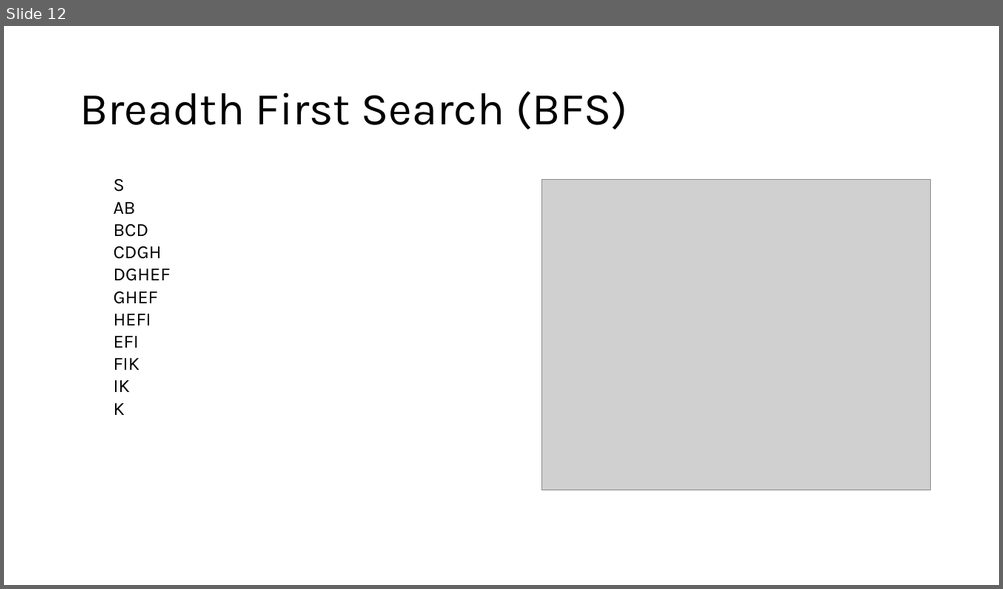
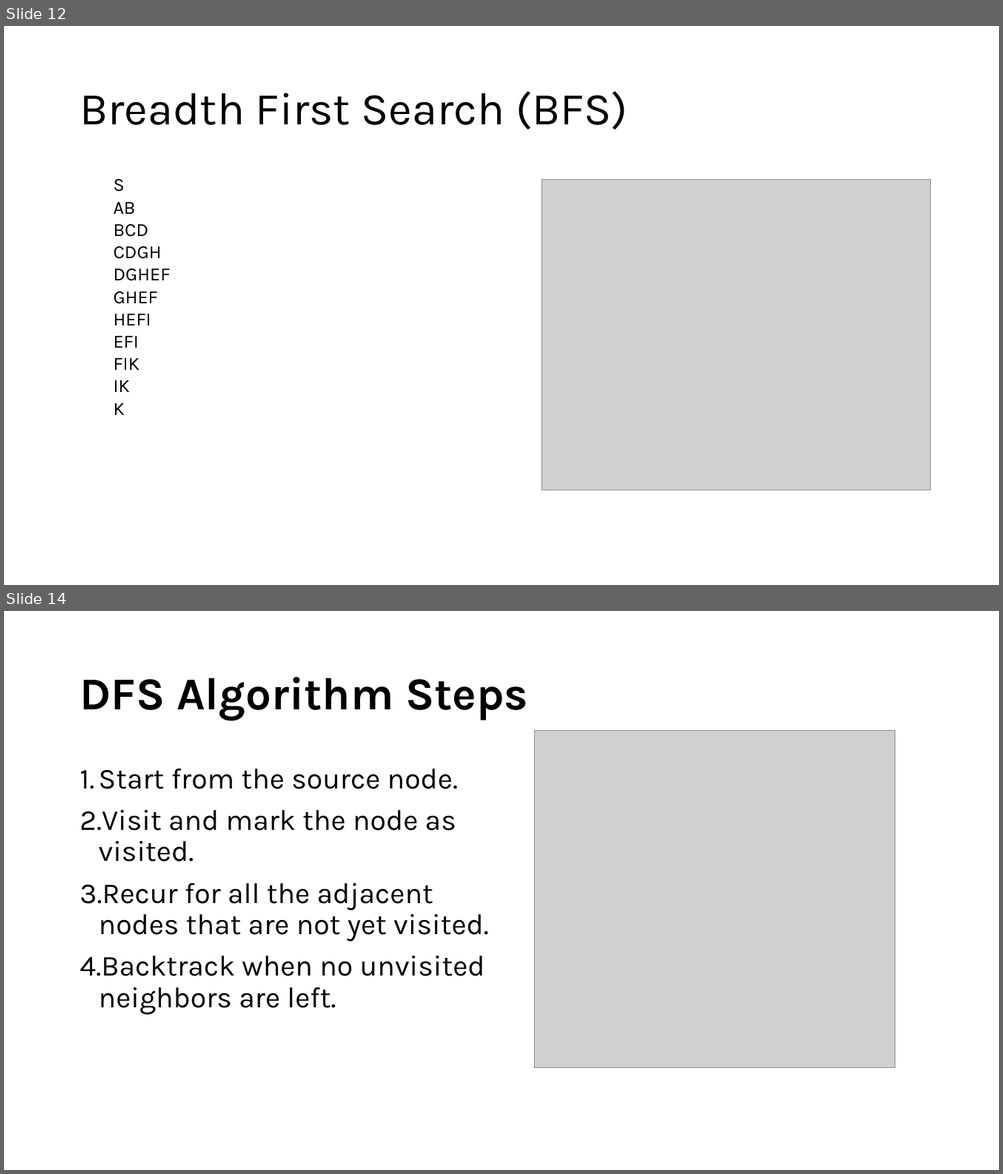
Before and after one commit to sdryasir/AI-Books, a slide deck: #1 Introduction to Artificial Intelligence (AI).pptx. Shown one above the other, each under a label of ours: slide 12 before the commit, slides 12 and 14 after it; the slides between them are not shown. The pictures are 1003x589 and 1003x1174 pixels, drawn with LibreOffice and Linux fonts; fonts in the diff are those of the drawing; grey boxes stand for pictures. Boxes give left, top, right and bottom in pixels: in the first picture for what was removed or moved away, otherwise in the second. Text is boxed around its words. In the diff, an @@ line names an element or a change of style, - is before the commit and + after.

```diff
--- a/#1 Introduction to Artificial Intelligence (AI).pptx
+++ b/#1 Introduction to Artificial Intelligence (AI).pptx
@@ slide 14 added at box(4, 611, 999, 1170), background #FFFFFF @@
@@ title added at box(79, 677, 528, 721), 44 pt, text #000000, bold @@
+DFS Algorithm Steps
@@ picture added at box(535, 730, 895, 1068) @@
@@ text added at box(79, 769, 489, 1015), 28 pt, text #000000 @@
+1. Start from the source node.
+2. Visit and mark the node as visited.
+3. Recur for all the adjacent nodes that are not yet visited.
+4. Backtrack when no unvisited neighbors are left.
```
Also in this commit, not shown: 12 other slides added, 1 slide removed, 1 other file.
